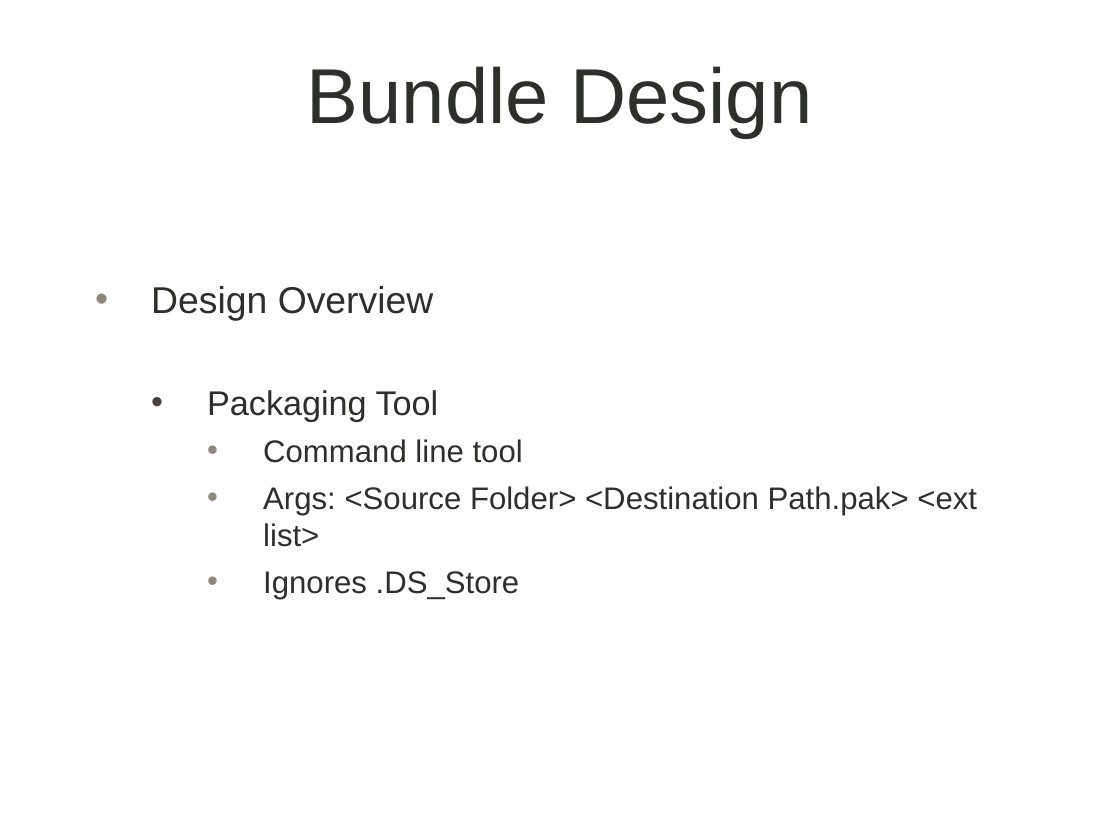
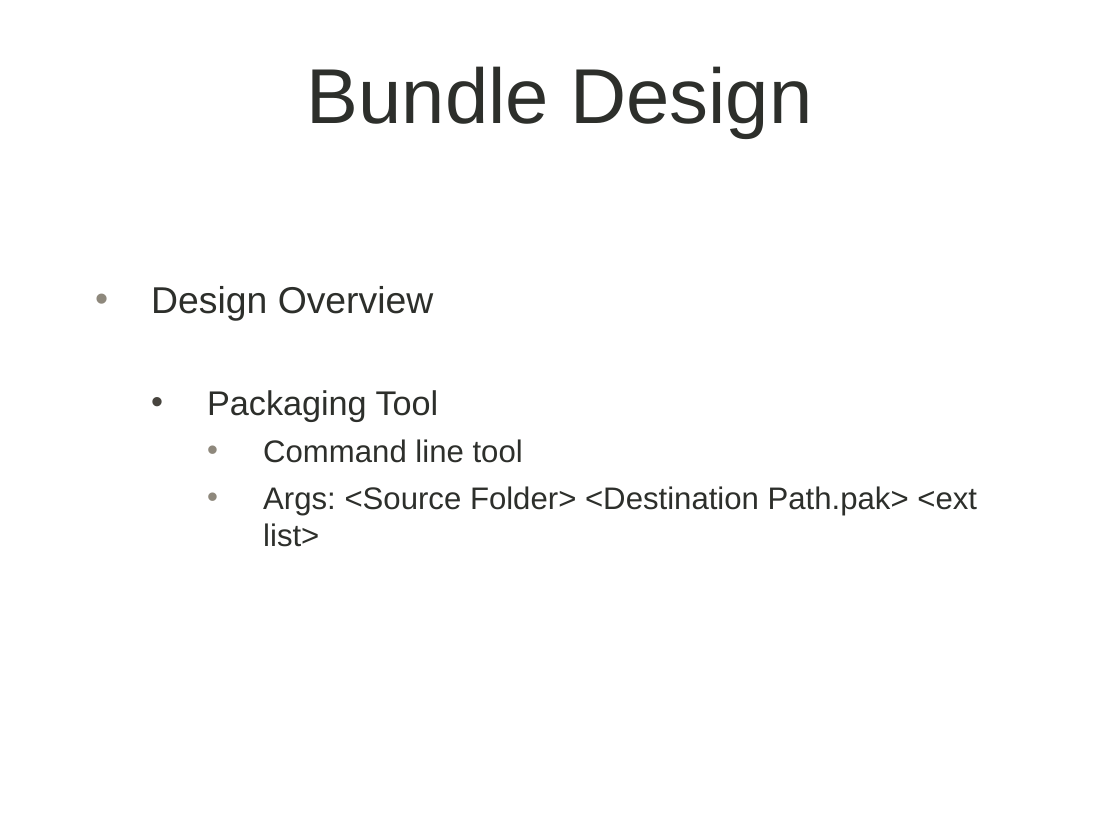
Before and after one commit to jarryddev/Bundle, a slide deck: slide 16 of Thesis/Bundle_Presentation_rev.pptx. Drawn at 1120x840 pixels with LibreOffice and Linux fonts; fonts in the diff are those of the drawing; background and template pictures are left out. Boxes give left, top, right and bottom in pixels: in the first picture for what was removed or moved away, otherwise in the second. Text is boxed around its words. In the diff, an @@ line names an element or a change of style, - is before the commit and + after.

```diff
--- a/Thesis/Bundle_Presentation_rev.pptx
+++ b/Thesis/Bundle_Presentation_rev.pptx
@@ text at [263,571,520,599]: paragraph removed @@
-    • Ignores .DS_Store
```
Also in this commit, not shown: 2 other slides changed.
